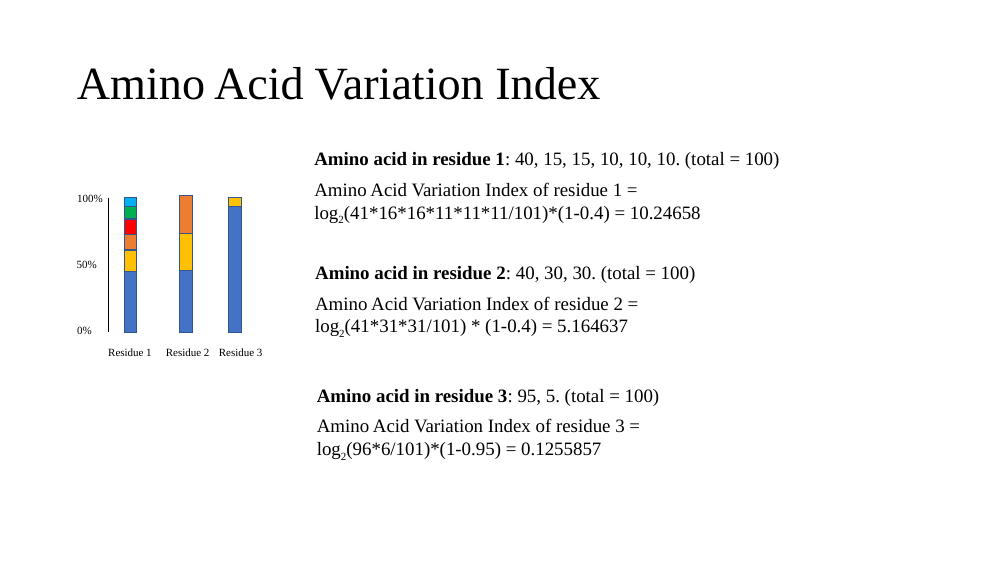
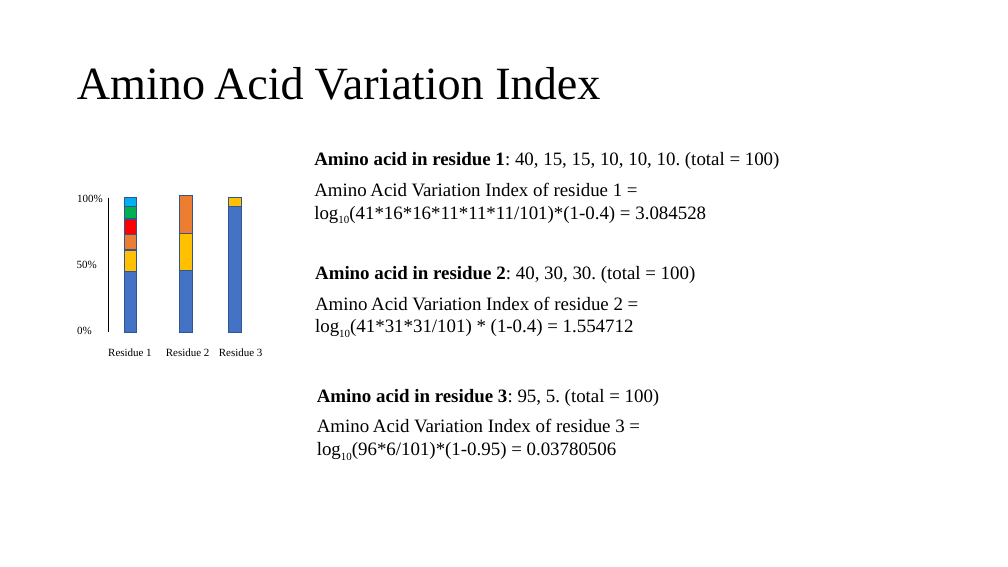
Before and after one commit to WilsonImmunologyLab/Librator, a slide deck: slide 8 of Document/Librator.pptx. Drawn at 1008x567 pixels with LibreOffice and Linux fonts; fonts in the diff are those of the drawing. Boxes give left, top, right and bottom in pixels: in the first picture for what was removed or moved away, otherwise in the second. Text is boxed around its words. In the diff, an @@ line names an element or a change of style, - is before the commit and + after.

```diff
--- a/Document/Librator.pptx
+++ b/Document/Librator.pptx
@@ text at (349, 206, 706, 223): text changed @@
-log2(41*16*16*11*11*11/101)*(1-0.4) = 10.24658
+log10(41*16*16*11*11*11/101)*(1-0.4) = 3.084528
@@ text at (350, 319, 634, 336): text changed @@
-log2(41*31*31/101) * (1-0.4) = 5.164637
+log10(41*31*31/101) * (1-0.4) = 1.554712
@@ text at (352, 442, 617, 459): text changed @@
-log2(96*6/101)*(1-0.95) = 0.1255857
+log10(96*6/101)*(1-0.95) = 0.03780506
```
Also in this commit, not shown: 2 other slides changed, 13 other files.
